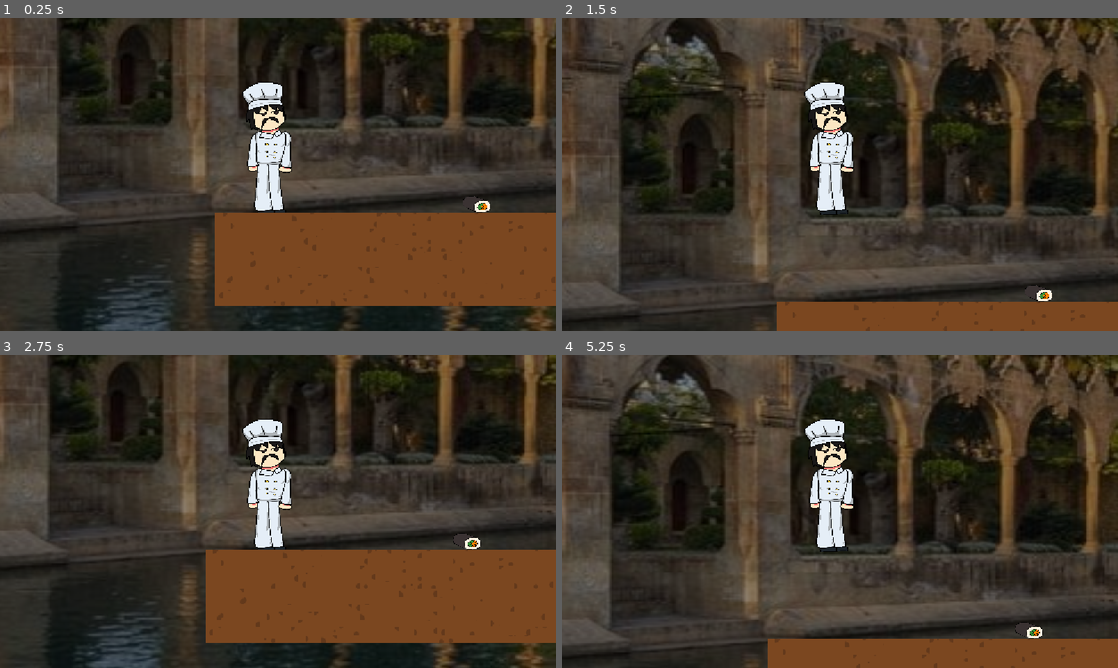
Above: before the commit, frames 1-4 (two rows, left to right).
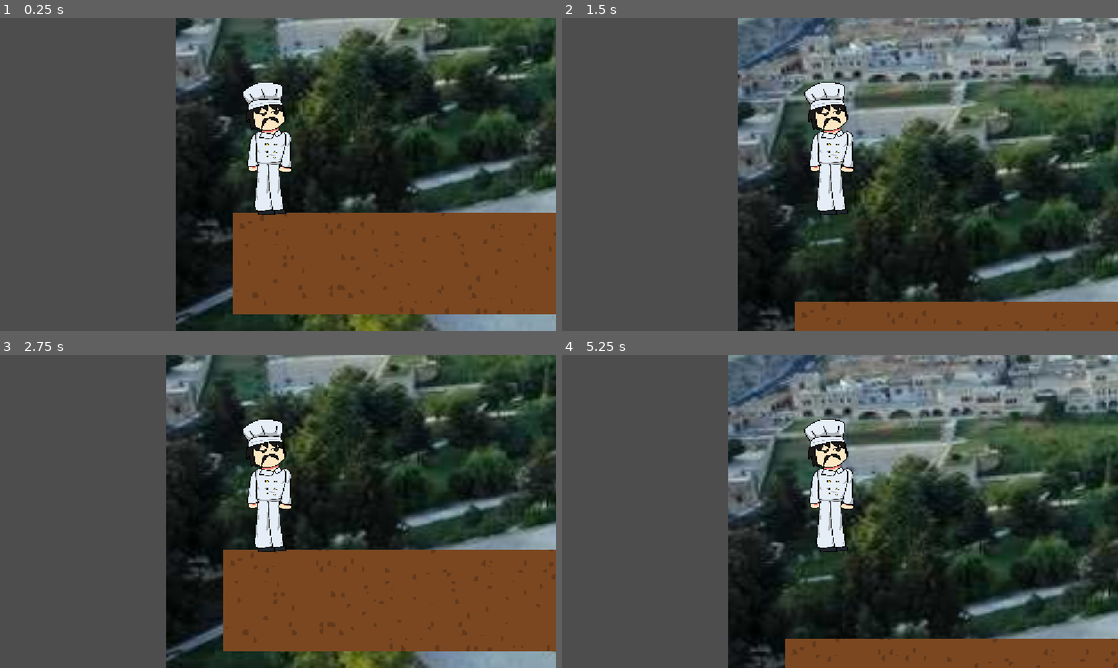
Above: after the commit, the same moments.

Repository: buozelbirhesap/cikofte-oyunu
Game: Godot game, scene res://leveller/LEVEL-4.tscn
Same seed, same stepped clock (60 frames per second), same inputs: the game is played once before the commit and once after it. Before the commit the project starts from res://LEVEL-1.tscn.
Inputs:
- Up to frame 1 (0.25 s): no input
- Up to frame 2 (1.5 s): tap Enter at 0.5 s; tap Right (sag) at 0.6 s; tap Space (jump) at 0.77 s; tap Left (sol) at 1.35 s
- Up to frame 3 (2.75 s): tap Space (jump) at 1.52 s; tap Right (sag) at 2.1 s
- Up to frame 4 (5.25 s): tap Space (jump) at 2.75, 3.02, 3.77, 4.52 s; tap Left (sol) at 2.85, 4.35 s; tap Right (sag) at 3.6, 5.1 s

The runs differ from the first frame. In frame 1, 65% of the frame differs, in the area x 0-100%, y 0-100%; in frame 2, 75%; in frame 3, 65%; in frame 4, 75%.

Commit message:
hh

Diff:
--- /dev/null
+++ b/bulgur.gd
@@ -0,0 +1,7 @@
+extends RigidBody2D
+
+@export var next_level: int = 8
+
+func _on_area_2d_body_entered(body: Node2D) -> void:
+	if body.name == "CharacterBody2D":
+		get_tree().change_scene_to_file.call_deferred("res://leveller/LEVEL-%d.tscn" % next_level)
--- a/leveller/LEVEL-4.tscn
+++ b/leveller/LEVEL-4.tscn
@@ -5,6 +5,8 @@
 [ext_resource type="PackedScene" uid="uid://das5vpfg05cxi" path="res://karakter.tscn" id="2_qpwhk"]
 [ext_resource type="Script" uid="uid://dovyyqjp75p4m" path="res://fall-area.gd" id="3_e12rp"]
 [ext_resource type="PackedScene" uid="uid://yf7vuua4m0bv" path="res://düsman.tscn" id="4_pe4hw"]
+[ext_resource type="Script" uid="uid://ba0c2m5ri0jke" path="res://leveller/salca.gd" id="6_l7on6"]
+[ext_resource type="Texture2D" uid="uid://jl5lfr172q1u" path="res://malzemeler/Salça.png" id="7_80dfh"]
 
 [sub_resource type="TileSetAtlasSource" id="TileSetAtlasSource_qpwhk"]
 texture = ExtResource("1_7gbxy")
@@ -786,10 +788,16 @@
 
 [sub_resource type="WorldBoundaryShape2D" id="WorldBoundaryShape2D_itwuj"]
 
+[sub_resource type="RectangleShape2D" id="RectangleShape2D_uj04i"]
+size = Vector2(100, 145)
+
+[sub_resource type="RectangleShape2D" id="RectangleShape2D_p5viw"]
+size = Vector2(119, 148)
+
 [node name="Node2D" type="Node2D" unique_id=1605866673]
 
 [node name="Sprite2D" type="Sprite2D" parent="." unique_id=558461115]
-position = Vector2(1207.25, -180.14653)
+position = Vector2(1244, -227)
 scale = Vector2(4.2395163, 3.573036)
 texture = ExtResource("1_a4j8x")
 
@@ -810,4 +818,25 @@
 [node name="Düsman" parent="." unique_id=668093382 instance=ExtResource("4_pe4hw")]
 position = Vector2(1395, 55)
 
+[node name="RigidBody2D" type="RigidBody2D" parent="." unique_id=1078902967]
+position = Vector2(2437, -25)
+script = ExtResource("6_l7on6")
+
+[node name="Sprite2D" type="Sprite2D" parent="RigidBody2D" unique_id=603669202]
+position = Vector2(-16.00004, -58.25)
+scale = Vector2(0.3218393, 0.2706835)
+texture = ExtResource("7_80dfh")
+
+[node name="CollisionShape2D" type="CollisionShape2D" parent="RigidBody2D" unique_id=854898459]
+position = Vector2(-13, -64)
+shape = SubResource("RectangleShape2D_uj04i")
+
+[node name="Area2D" type="Area2D" parent="RigidBody2D" unique_id=193577917]
+
+[node name="CollisionShape2D" type="CollisionShape2D" parent="RigidBody2D/Area2D" unique_id=902071684]
+position = Vector2(-11.5, -67)
+shape = SubResource("RectangleShape2D_p5viw")
+debug_color = Color(0.8370466, 0.34454554, 0.46832293, 0.41960785)
+
 [connection signal="body_entered" from="Area2D" to="Area2D" method="_on_body_entered"]
+[connection signal="body_entered" from="RigidBody2D/Area2D" to="RigidBody2D" method="_on_area_2d_body_entered"]
--- a/leveller/LEVEL-7.tscn
+++ b/leveller/LEVEL-7.tscn
@@ -2,10 +2,18 @@
 
 [ext_resource type="Texture2D" uid="uid://dvsjx4qm8xinm" path="res://yer/5.png" id="1_eabrd"]
 [ext_resource type="Texture2D" uid="uid://bpxc5ljs4fkqm" path="res://WhatsApp Image 2026-11-15 at 08.47.38.jpeg" id="1_lopm7"]
+[ext_resource type="Script" uid="uid://nfo80wwxvk0v" path="res://bulgur.gd" id="1_sjba8"]
+[ext_resource type="Texture2D" uid="uid://bohjfn0g3bxhv" path="res://malzemeler/Bulgur.png" id="2_3bf77"]
 [ext_resource type="PackedScene" uid="uid://das5vpfg05cxi" path="res://karakter.tscn" id="2_lp762"]
 [ext_resource type="AudioStream" uid="uid://damvqq8up0hv3" path="res://ses/Paşam Urfa Sıra Gecesi    Urfalıyam Ezelden Clup Remix.mp3" id="3_lp762"]
 [ext_resource type="PackedScene" uid="uid://yf7vuua4m0bv" path="res://düsman.tscn" id="4_qw7p7"]
 [ext_resource type="Script" uid="uid://dovyyqjp75p4m" path="res://fall-area.gd" id="5_rlpuj"]
+
+[sub_resource type="RectangleShape2D" id="RectangleShape2D_uj04i"]
+size = Vector2(14.427925, 30.494967)
+
+[sub_resource type="RectangleShape2D" id="RectangleShape2D_p5viw"]
+size = Vector2(25.172115, 42.030563)
 
 [sub_resource type="TileSetAtlasSource" id="TileSetAtlasSource_qw7p7"]
 texture = ExtResource("1_eabrd")
@@ -789,9 +797,36 @@
 
 [node name="Node2D2" type="Node2D" unique_id=237837386]
 
+[node name="bulgur" type="RigidBody2D" parent="." unique_id=1561196047]
+position = Vector2(1816, -68.00001)
+script = ExtResource("1_sjba8")
+
+[node name="Sprite2D" type="Sprite2D" parent="bulgur" unique_id=992842251]
+z_index = 1
+position = Vector2(-5.803953, 12.27143)
+scale = Vector2(0.1551026, 0.17012325)
+texture = ExtResource("2_3bf77")
+
+[node name="CollisionShape2D" type="CollisionShape2D" parent="bulgur" unique_id=2118438678]
+position = Vector2(1.5, 15.500004)
+scale = Vector2(3.2575622, 2.5250065)
+shape = SubResource("RectangleShape2D_uj04i")
+
+[node name="Area2D" type="Area2D" parent="bulgur" unique_id=1632323553]
+position = Vector2(20.76172, 65.31561)
+scale = Vector2(3.2575629, 2.524984)
+
+[node name="CollisionShape2D" type="CollisionShape2D" parent="bulgur/Area2D" unique_id=1896230098]
+position = Vector2(-6.066284, -21.882261)
+scale = Vector2(0.9999996, 0.99999964)
+shape = SubResource("RectangleShape2D_p5viw")
+debug_color = Color(0.7568804, 0.43603376, 0.3614962, 0.41960785)
+
 [node name="Sprite2D" type="Sprite2D" parent="." unique_id=788286680]
-position = Vector2(500, -83.00002)
-scale = Vector2(3.308424, 2.6014345)
+visible = false
+modulate = Color(0.500095, 0.50009507, 0.500095, 1)
+position = Vector2(412, -659)
+scale = Vector2(5.7296195, 4.3237705)
 texture = ExtResource("1_lopm7")
 
 [node name="TileMapLayer" type="TileMapLayer" parent="." unique_id=468004594]
--- /dev/null
+++ b/leveller/salca.gd
@@ -0,0 +1,7 @@
+extends RigidBody2D
+
+@export var next_level: int = 5
+
+func _on_area_2d_body_entered(body: Node2D) -> void:
+	if body.name == "CharacterBody2D":
+		get_tree().change_scene_to_file.call_deferred("res://leveller/LEVEL-%d.tscn" % next_level)
--- a/project.godot
+++ b/project.godot
@@ -11,7 +11,7 @@
 [application]
 
 config/name="Cikofte-Oyunu"
-run/main_scene="uid://bc7obysrq5ce"
+run/main_scene="uid://b7fjl65vt52pq"
 config/features=PackedStringArray("4.7", "GL Compatibility")
 config/icon="res://icon.svg"
 <<<<<<<Updatedupstreamrun/main_scene="uid://clts21tt0ua1w"
Not shown, added: bulgur.gd.uid
Not shown, added: leveller/salca.gd.uid
